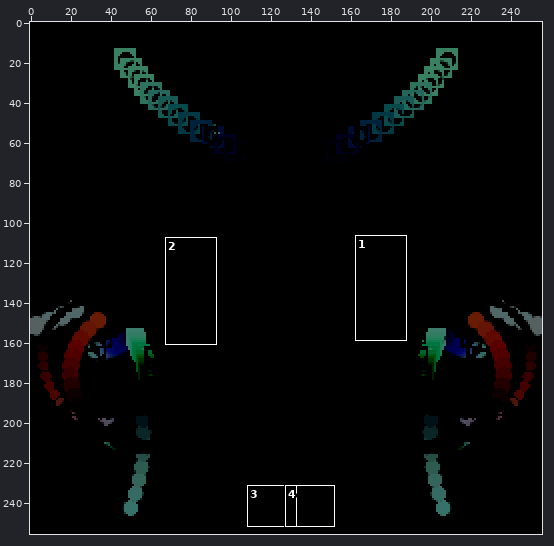
Two states of a sprite sheet, Pareidolic-Avatar/tests/polarderivativeturtle/derivativetest-0.png. The first picture is a wide view before the edit; the outline marks the close-up.
Close-up. First the earlier version:
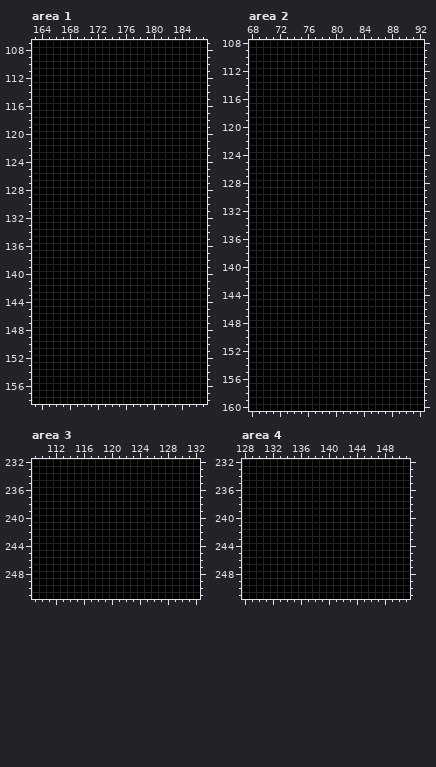
The file is 256x256 pixels. Colours within 5 levels of each other are drawn and written as one. Shown: area 1: x 163..187, y 107..158; area 2: x 68..92, y 108..160; area 3: x 109..132, y 232..251; area 4: x 128..151, y 232..251. The commit also changed other parts of the picture, which this record leaves out.
After the commit:
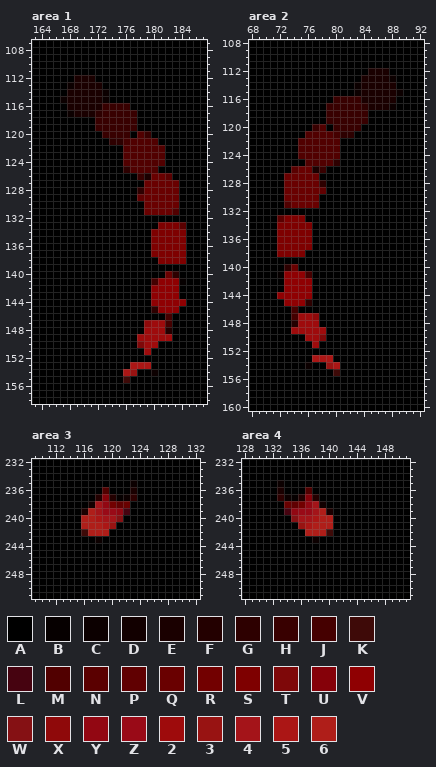
Palette (. is transparent): A #000000  B #060000  C #0c0000  D #120000  E #1a0000  F #230000  G #2d0000  H #380000  J #450000  K #3e0a08  L #460310  M #510000  N #5a0000  P #600001  Q #690000  R #720000  S #7e0000  T #7e0809  U #850109  V #8f0002  W #851114  X #8f090a  Y #920712  Z #990a17  2 #9e0b0c  3 #981312  4 #a41419  5 #ab1615  6 #af1e19
Edits made:
Area 1:
y 112: x 169..171 AAA -> EEE
y 113: x 168..172 AAAAA -> CEEEE
y 114: x 168..173 AAAAAA -> EEEEEC
y 115: x 167..173 AAAAAAA -> CEEEEEC
y 116: x 168..176 AAAAAAAAA -> EEEEEHHHH
y 117: x 168..177 AAAAAAAAAA -> CEEEGHHHHH
y 118..119: x 172..177 AAAAAA -> HHHHHH
y 120: x 173..176 AAAA -> HHHH; x 178..179 AA -> MH
y 121: x 174..180 AAAAAAA -> GGJMMMM
y 122..124: x 176..181 AAAAAA -> MMMMMM
y 125: x 176..180 AAAAA -> GMMMM
y 126: x 178..182 AAAAA -> HEQQN
y 127: x 179..183 AAAAA -> QQQQQ
y 128: x 178..183 AAAAAA -> GQQQQQ
y 129: x 178..183 AAAAAA -> PQQQQQ
y 130: x 179..183 AAAAA -> QQQQQ
y 131: x 179..183 AAAAA -> QQQQM
y 133: x 181..184 AAAA -> SSSN
y 134..137: x 180..184 AAAAA -> SSSSS
y 138: x 181..184 AAAA -> SSSS
y 140: x 182..183 AA -> QG
y 141: x 180..184 AAAAA -> JVVVB
y 142..143: x 180..183 AAAA -> VVVV
y 144: x 180..184 AAAAA -> VVVVV
y 145: x 180..183 AAAA -> GVVV
y 146: x 182 A -> J
y 147: x 179..182 AAAA -> X22J
y 148: x 179..182 AAAA -> 222F
y 149: x 178..182 AAAAA -> 22222
y 150: x 178..180 AAA -> T22
y 151: x 179 A -> 2
y 153: x 177..179 AAA -> 555
y 154: x 176..177 AA -> 53; x 180 A -> C
y 155: x 176 A -> K
Area 2:
y 112: x 85..87 AAA -> EEE
y 113: x 84..88 AAAAA -> EEEEC
y 114: x 83..88 AAAAAA -> CEEEEE
y 115: x 83..89 AAAAAAA -> CEEEEEC
y 116: x 80..88 AAAAAAAAA -> HHHHEEEEE
y 117: x 79..88 AAAAAAAAAA -> HHHHHGEEEC
y 118..119: x 79..84 AAAAAA -> HHHHHH
y 120: x 77..78 AA -> HM; x 80..83 AAAA -> HHHH
y 121: x 76..82 AAAAAAA -> MMMMJGG
y 122..124: x 75..80 AAAAAA -> MMMMMM
y 125: x 76..80 AAAAA -> MMMMG
y 126: x 74..78 AAAAA -> NQQEH
y 127: x 73..77 AAAAA -> QQQQQ
y 128: x 73..78 AAAAAA -> QQQQQG
y 129: x 73..78 AAAAAA -> QQQQQP
y 130: x 73..77 AAAAA -> QQQQQ
y 131: x 73..77 AAAAA -> MQQQQ
y 133: x 72..75 AAAA -> NSSS
y 134..137: x 72..76 AAAAA -> SSSSS
y 138: x 72..75 AAAA -> SSSS
y 140: x 73..74 AA -> GQ
y 141: x 72..76 AAAAA -> BVVVJ
y 142..143: x 73..76 AAAA -> VVVV
y 144: x 72..76 AAAAA -> VVVVV
y 145: x 73..76 AAAA -> VVVG
y 146: x 74 A -> J
y 147: x 74..77 AAAA -> J22X
y 148: x 74..77 AAAA -> F222
y 149: x 74..78 AAAAA -> 22222
y 150: x 76..78 AAA -> 22T
y 151: x 77 A -> 2
y 153: x 77..79 AAA -> 555
y 154: x 76 A -> C; x 79..80 AA -> 35
y 155: x 80 A -> K
Area 3:
y 235: x 123 A -> C
y 236: x 119 A -> M; x 123 A -> E
y 237: x 118..123 AAAAAA -> FUFBCG
y 238: x 117..122 AAAAAA -> D4YRPQ
y 239: x 116..122 AAAAAAA -> E64ZZYL
y 240: x 116..121 AAAAAA -> 66544W
y 241: x 116..120 AAAAA -> 66653
y 242: x 116..119 AAAA -> K666
y 243: x 118 A -> C
Area 4:
y 235: x 133 A -> C
y 236: x 133 A -> E; x 137 A -> M
y 237: x 133..138 AAAAAA -> GCBFUF
y 238: x 134..139 AAAAAA -> QPRY4D
y 239: x 134..140 AAAAAAA -> LYZZ46E
y 240: x 135..140 AAAAAA -> W44566
y 241: x 136..140 AAAAA -> 35666
y 242: x 137..140 AAAA -> 666K
y 243: x 138 A -> C
Pixel boxes of the changes (left, top, right, bottom) in both close-ups:
changed: (60, 75, 186, 383)
changed: (277, 68, 403, 376)
changed: (81, 480, 137, 543)
changed: (277, 480, 333, 543)
